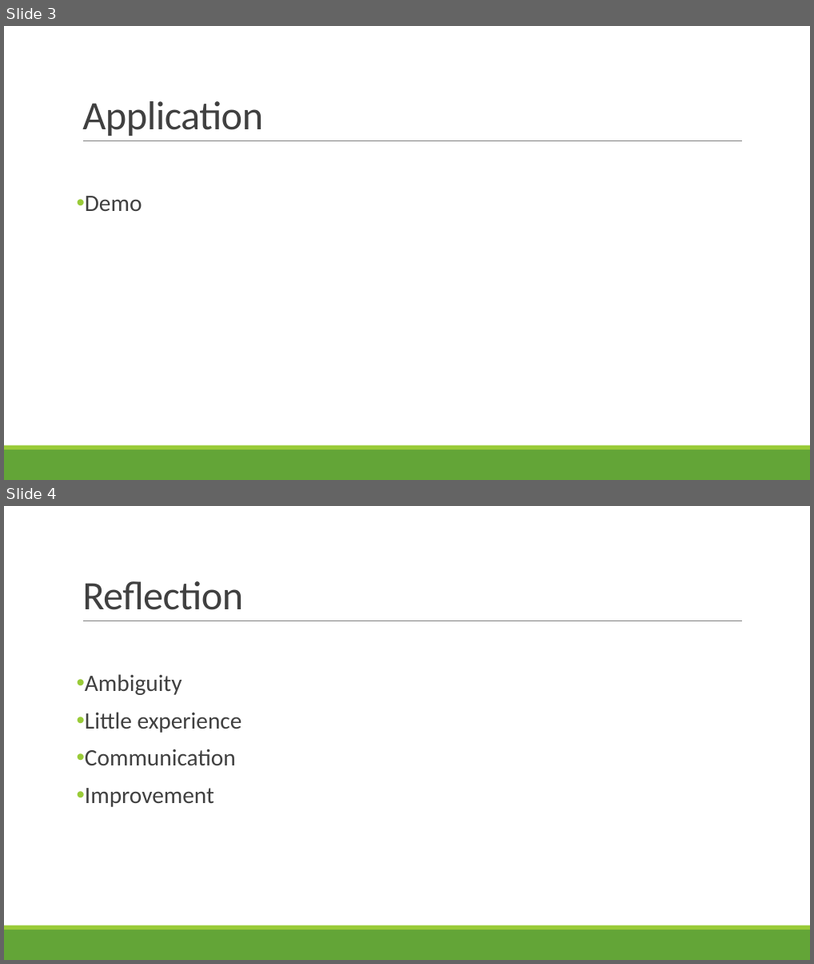
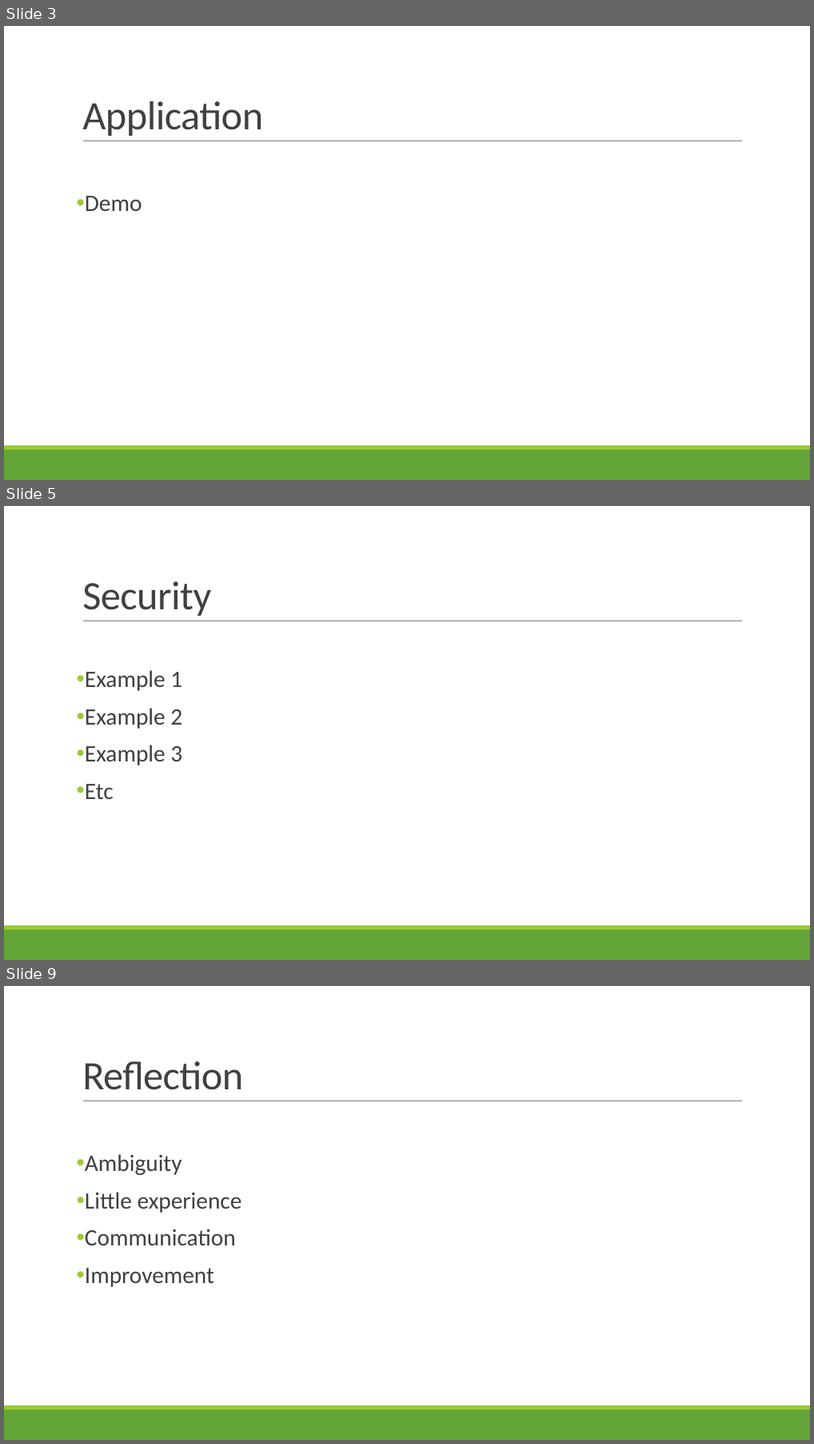
Before and after one commit to shossains/OOPProject, a slide deck: PpGoGreen.pptx. Shown one above the other, each under a label of ours: slides 3 and 4 before the commit, slides 3, 5 and 9 after it; the slides between them are not shown. The pictures are 814x964 and 814x1444 pixels, drawn with LibreOffice and Linux fonts; fonts in the diff are those of the drawing. Boxes give left, top, right and bottom in pixels: in the first picture for what was removed or moved away, otherwise in the second. Text is boxed around its words. In the diff, an @@ line names an element or a change of style, - is before the commit and + after.

```diff
--- a/PpGoGreen.pptx
+++ b/PpGoGreen.pptx
@@ slide 5 added at (x1=4, y1=506, x2=810, y2=960), background #FFFFFF; not listed: 3 template elements that a slide beside it also shows @@
@@ title added at (x1=82, y1=581, x2=211, y2=616), 48 pt, text #404040 @@
+Security
@@ text added at (x1=85, y1=670, x2=182, y2=799), 28 pt, text #404040 @@
+• Example 1
+• Example 2
+• Example 3
+• Etc
@@ what was slide 4 is now slide 9 @@
```
Also in this commit, not shown: 1 slide changed, 4 other slides added.
